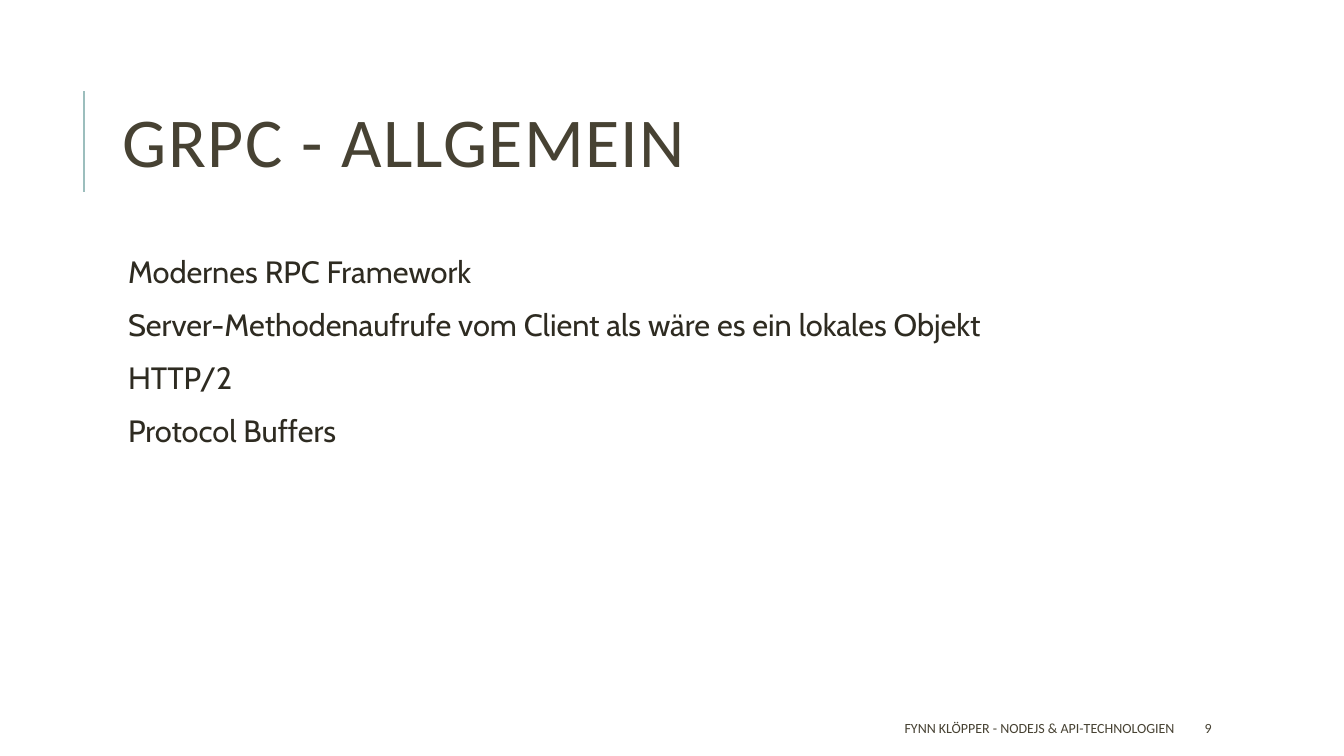
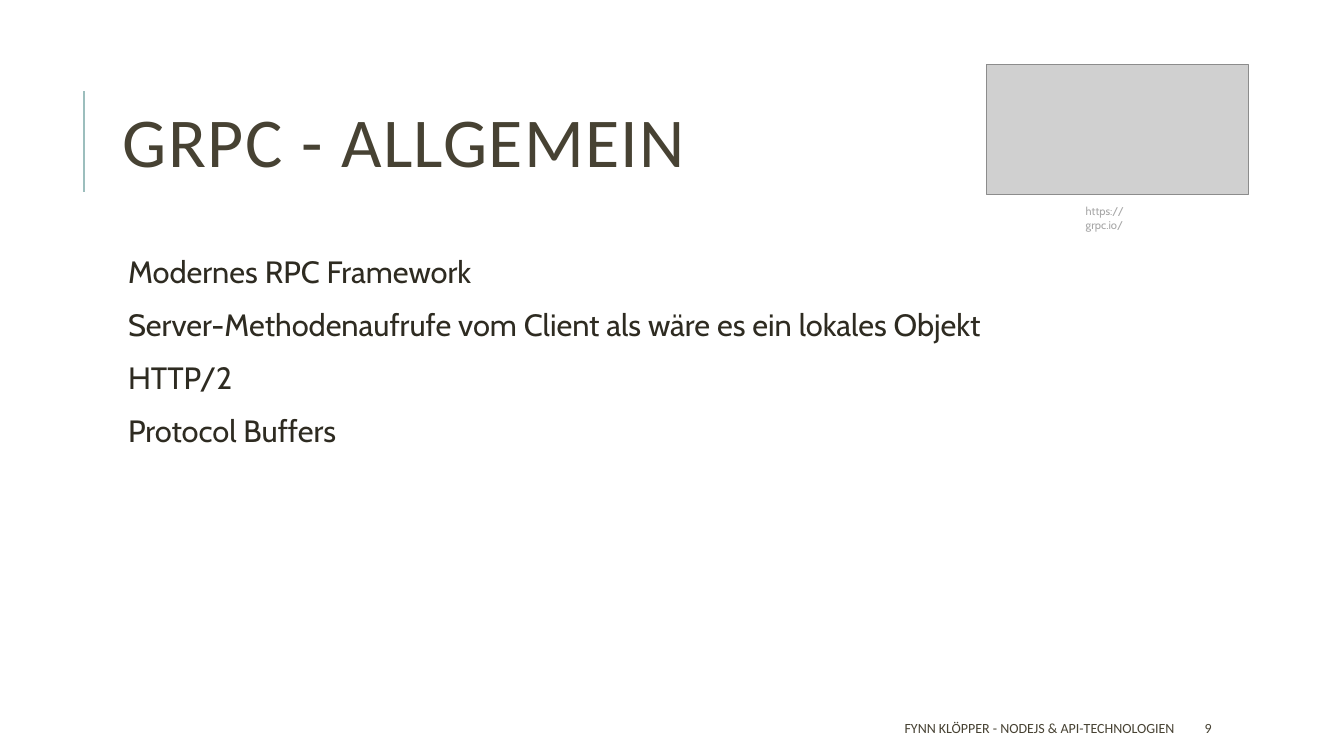
Before and after one commit to fkloepper/presentation, a slide deck: slide 9 of Fullstack Development/Backend/Backend.pptx. Drawn at 1344x756 pixels with LibreOffice and Linux fonts; fonts in the diff are those of the drawing; grey boxes stand for pictures. Boxes give left, top, right and bottom in pixels: in the first picture for what was removed or moved away, otherwise in the second. Text is boxed around its words. In the diff, an @@ line names an element or a change of style, - is before the commit and + after.

```diff
--- a/Fullstack Development/Backend/Backend.pptx
+++ b/Fullstack Development/Backend/Backend.pptx
@@ picture added at <box>987,65,1248,195</box> @@
@@ text added at <box>1086,207,1124,232</box>, 8 pt, text #A6A6A6 @@
+https://grpc.io/
```
Also in this commit, not shown: 11 other slides changed, 7 slides added, 1 slide removed, 1 other file.
